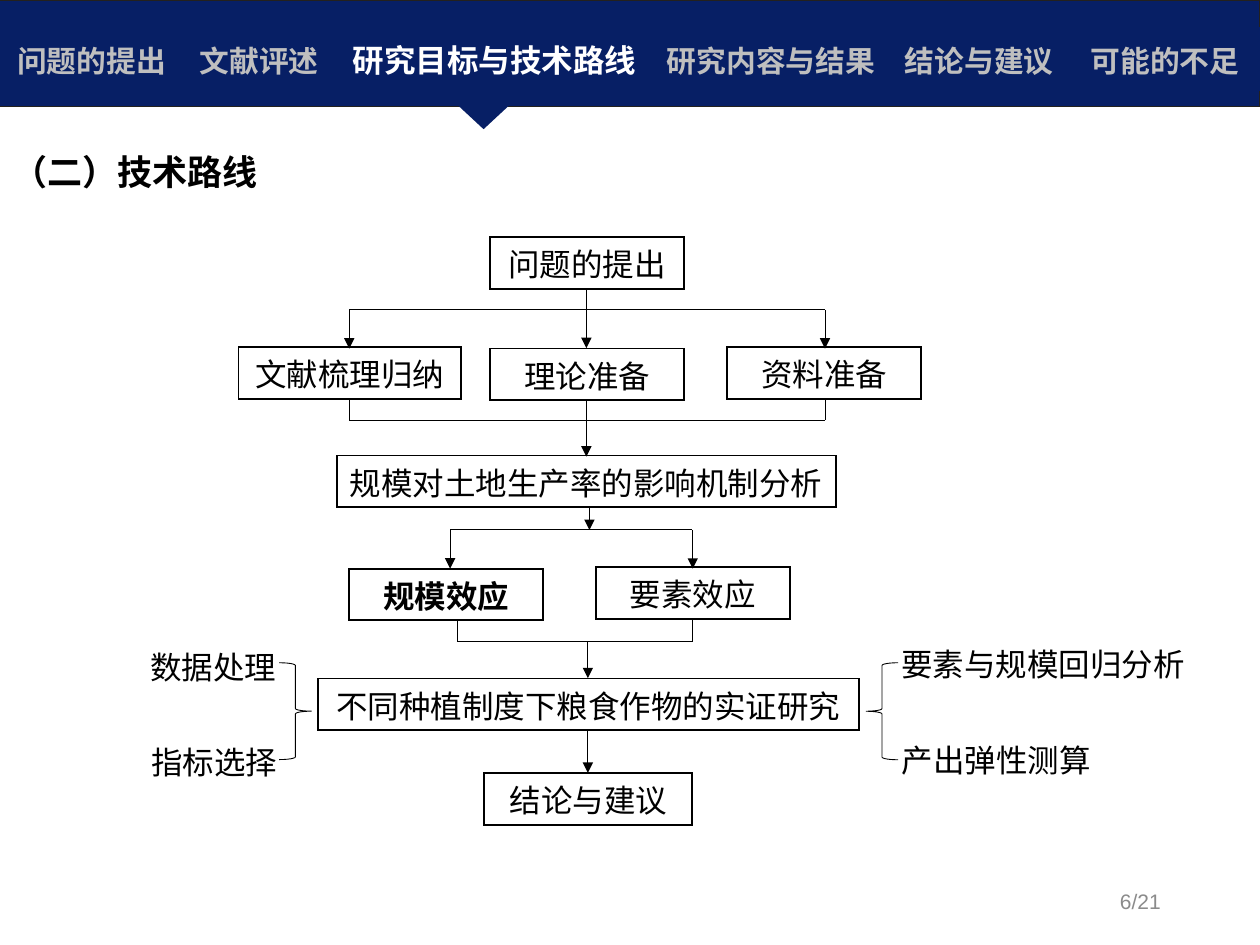
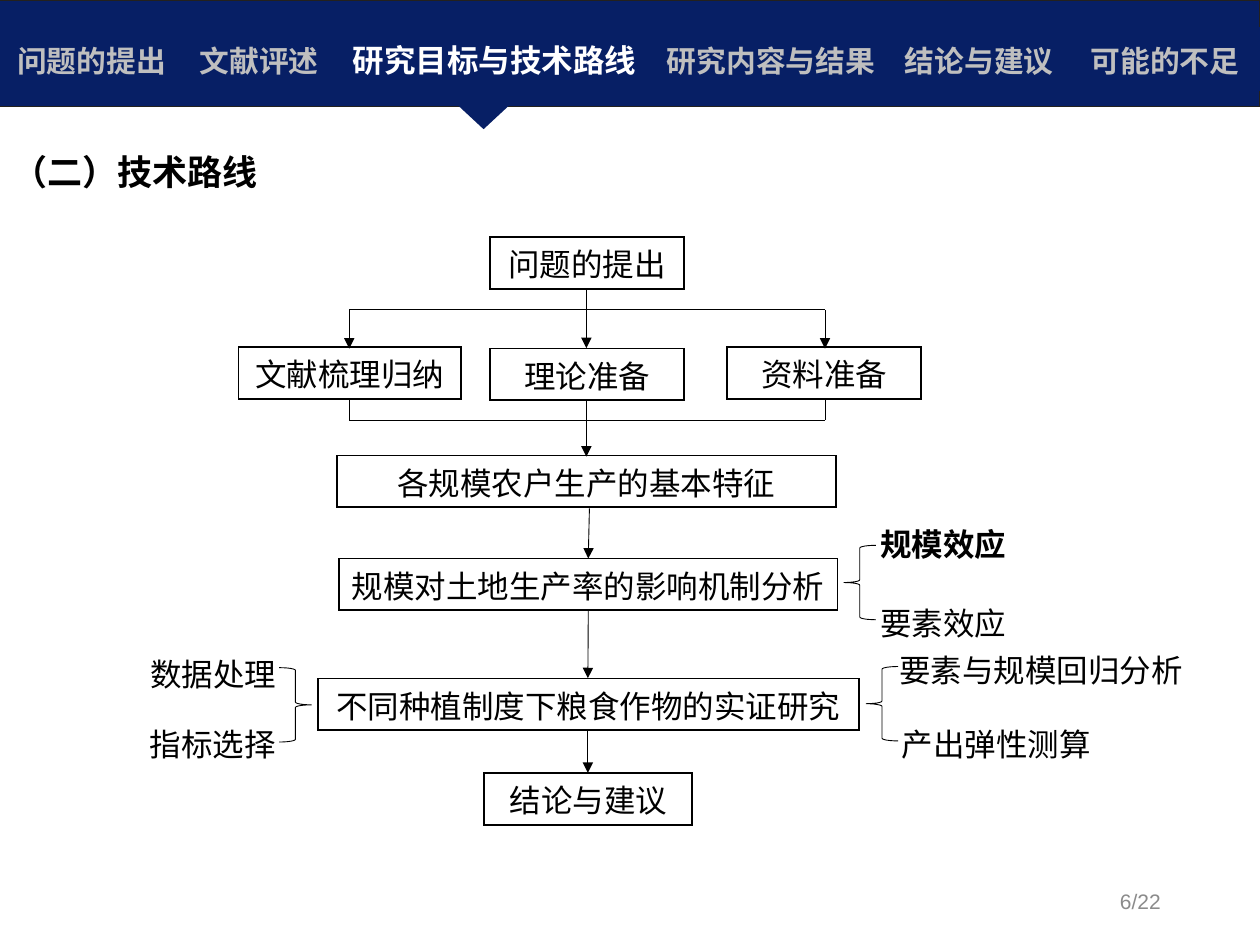
Before and after one commit to Iris0428/IR.Paper, a slide deck: slide 11 of 论文写作/毕业论文修改/S5+10+我国粮食生产率与农地经营规模关系的实证研究.pptx. Drawn at 1260x945 pixels with LibreOffice and Linux fonts; fonts in the diff are those of the drawing; background and template pictures are left out. Boxes give left, top, right and bottom in pixels: in the first picture for what was removed or moved away, otherwise in the second. Text is boxed around its words. In the diff, an @@ line names an element or a change of style, - is before the commit and + after.

```diff
--- a/论文写作/毕业论文修改/S5+10+我国粮食生产率与农地经营规模关系的实证研究.pptx
+++ b/论文写作/毕业论文修改/S5+10+我国粮食生产率与农地经营规模关系的实证研究.pptx
@@ text in rectangle at bbox=[397, 468, 775, 498]: text changed @@
-规模对土地生产率的影响机制分析
+各规模农户生产的基本特征
@@ arrow moved from (590, 508) - (590, 530) to (590, 508) - (588, 558) @@
@@ text "规模效应": place and size @@
-text "规模效应" at bbox=[349, 568, 543, 620]
+text "规模效应" at bbox=[880, 529, 1006, 559]
@@ text "规模效应" at bbox=[880, 529, 1006, 559]: alignment centre to left; outline #000000 1 pt to none @@
@@ rectangle added at bbox=[339, 558, 838, 610], outline #000000 1 pt, 18 pt, text #000000 @@
+规模对土地生产率的影响机制分析
@@ left brace added at bbox=[844, 546, 877, 620], outline #000000 0.5 pt @@
@@ text "要素效应" at bbox=[880, 608, 1006, 638]: alignment centre to left; outline #000000 1 pt to none @@
@@ text "要素效应": place and size @@
-text "要素效应" at bbox=[596, 567, 790, 619]
+text "要素效应" at bbox=[880, 608, 1006, 638]
@@ arrow moved from (588, 641) - (588, 678) to (588, 610) - (588, 678) @@
@@ group removed at bbox=[450, 530, 693, 641]: 4 lines, 2 arrows @@
@@ text "数据处理": place and size @@
-text "数据处理" at bbox=[150, 652, 276, 682]
+text "数据处理" at bbox=[150, 659, 276, 689]
@@ text "要素与规模回归分析": place and size @@
-text "要素与规模回归分析" at bbox=[901, 649, 1185, 679]
+text "要素与规模回归分析" at bbox=[899, 655, 1183, 685]
@@ right brace: place and size @@
-right brace at bbox=[280, 663, 312, 760]
+right brace at bbox=[280, 668, 312, 742]
@@ left brace: place and size @@
-left brace at bbox=[866, 663, 898, 760]
+left brace at bbox=[866, 667, 898, 741]
@@ text "指标选择": place and size @@
-text "指标选择" at bbox=[151, 747, 277, 777]
+text "指标选择" at bbox=[150, 729, 276, 759]
@@ text "产出弹性测算": place and size @@
-text "产出弹性测算" at bbox=[902, 745, 1091, 775]
+text "产出弹性测算" at bbox=[902, 729, 1091, 759]
@@ text at bbox=[1120, 894, 1161, 909]: text changed @@
-6/21
+6/22
```
Also in this commit, not shown: 21 other slides changed, 21 other files.
